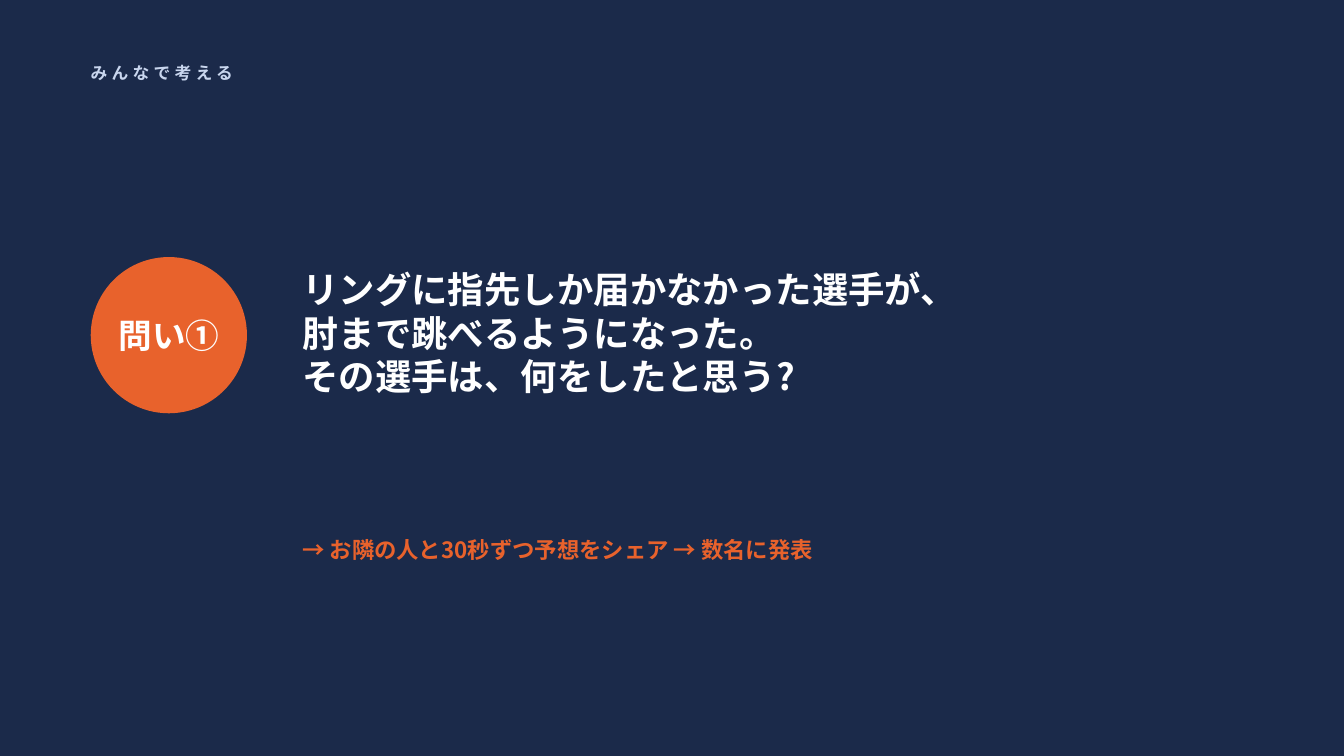
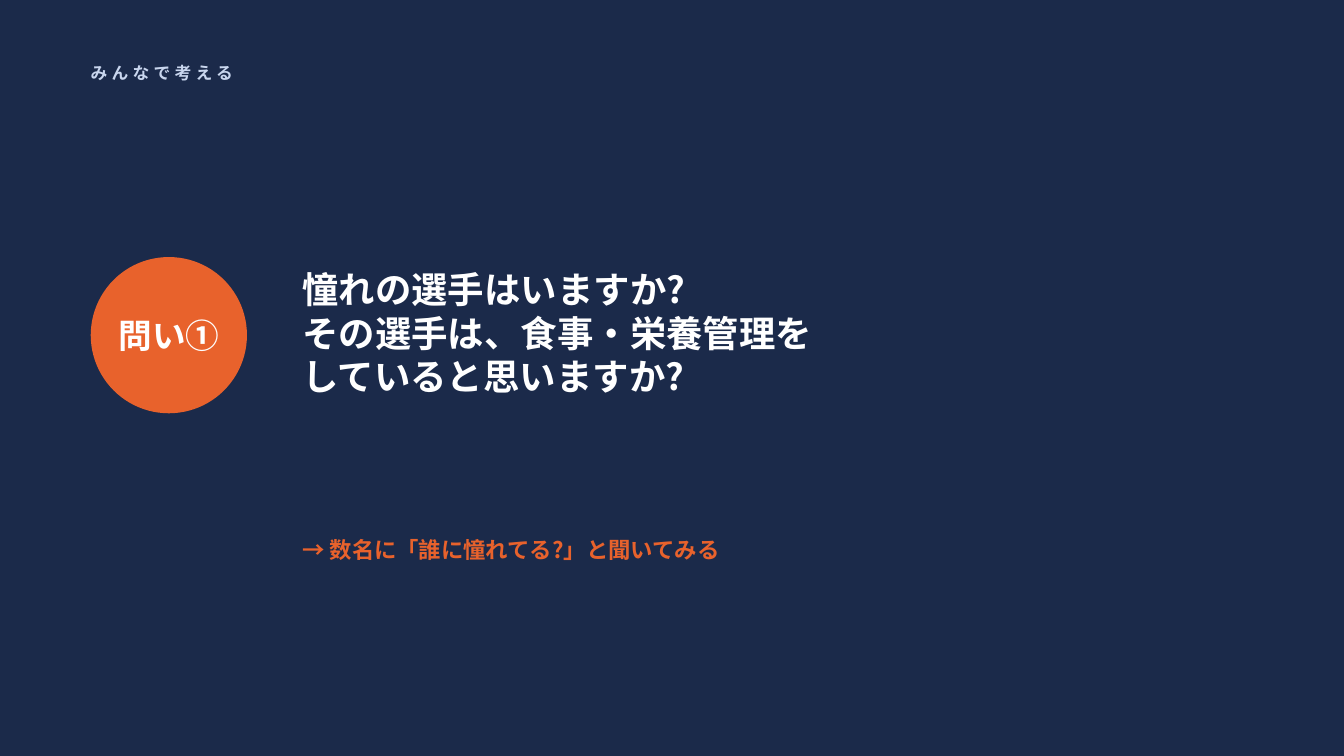
Before and after one commit to k-nomiya/Claude-Code-Test, a slide deck: slide 10 of nutrition-workshop/slides.pptx (slide 4 before the commit). Drawn at 1344x756 pixels with LibreOffice and Linux fonts; fonts in the diff are those of the drawing. Boxes give left, top, right and bottom in pixels: in the first picture for what was removed or moved away, otherwise in the second. Text is boxed around its words. In the diff, an @@ line names an element or a change of style, - is before the commit and + after.

```diff
--- a/nutrition-workshop/slides.pptx
+++ b/nutrition-workshop/slides.pptx
@@ text at (302,272,812,393): text changed @@
-リングに指先しか届かなかった選手が、
-肘まで跳べるようになった。
-その選手は、何をしたと思う?
+憧れの選手はいますか?
+その選手は、食事・栄養管理を
+していると思いますか?
@@ text at (330,539,720,560): text changed @@
-→ お隣の人と30秒ずつ予想をシェア → 数名に発表
+→ 数名に「誰に憧れてる?」と聞いてみる
```
Also in this commit, not shown: 3 other slides changed, 8 slides added, 3 slides removed, 1 other file.
